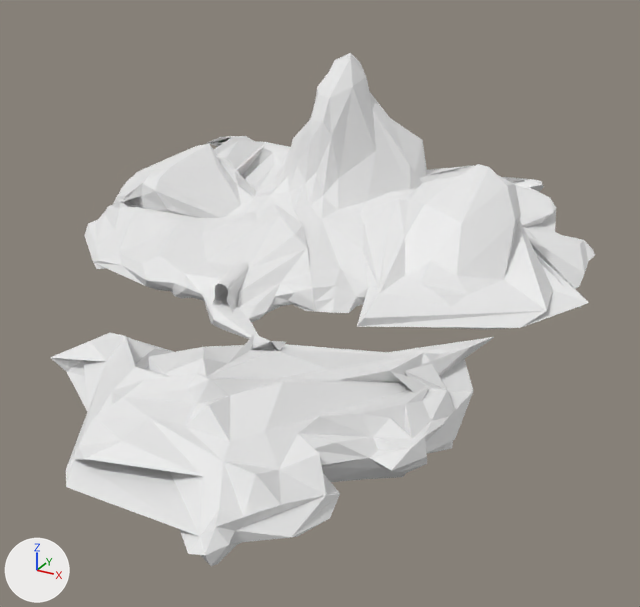
An edit to the FBX model island.fbx, drawn before and after from the same camera.
Rendered twice from a 50 mm lens placed at (13.6, -24.4, 9.7), pointed at (2.5, -4.2, -0.4). Lighting does not change. The marker at lower left points along +X, +Y and +Z. Where no turn or scale is listed for an object, it has been applied to the vertices. Vertices at the same position are counted once.
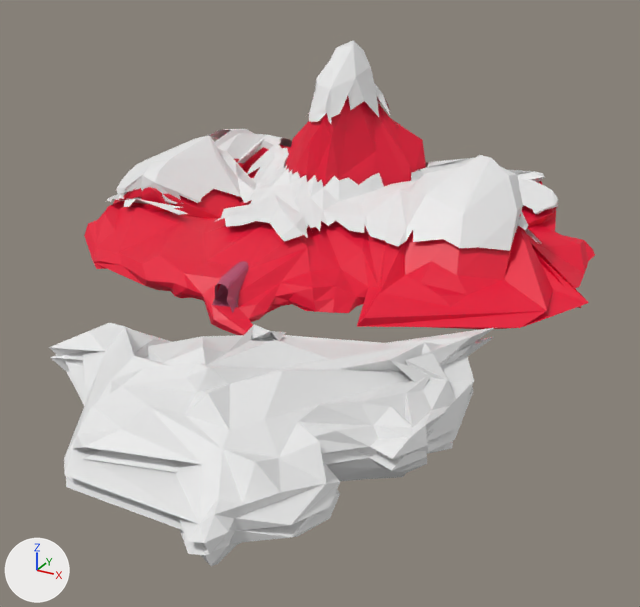
Changed parts and their boxes [x1, y1, x2, y2] in the pictures (640 x 607 px; the box of a moved part takes in the faces that stretch with it):
'Icosphere.010', added: after [49, 323, 496, 554]
'Icosphere.009', added: after [107, 40, 558, 251]
'Cube', deleted: before [212, 261, 249, 312]
part 1 of me_cube_002, moved or reshaped: [212, 261, 249, 312] in both
part 2 of me_icosphere_001, cut back: before [207, 137, 232, 147]
part 3 of me_icosphere_001, recoloured (white to red): [84, 96, 595, 335] in both
'Icosphere.001', unchanged, covered by the edit: before [50, 333, 494, 566]; after [50, 337, 494, 566]

The edits, one by one:
Material 'Material.001' (mat_material_001) is new.
Its base color is (0.801, 0.0, 0.0318) (red #e70032).
me_icosphere_001 is used by ob_icosphere; location (0.0, 0.0, -0.09).
Verts and faces of me_icosphere_001; kept vertices keep their numbers, new ones are numbered from 619.
Before the commit, vertices of me_icosphere_001: 306 (-5.0, 4.3, 1.0), 517 (-5.9, 2.3, 2.0) at pixel (206, 142), 520 (-5.5, 2.6, 2.2) at pixel (220, 137), 594 (-4.3, 4.1, 1.4).
me_icosphere_001 had 619 vertices, 987 faces and spanned x -8.9..9.3, y -6.9..6.8, z -1.0..5.7.
me_icosphere_001 now has 619 vertices, 986 faces and spans x -8.9..9.3, y -6.9..6.8, z -1.0..5.7.
Part 2, on me_icosphere_001:
Faces deleted: (306, 517, 594).
Vertex 517 moves to (-4.9, 4.3, 1.0).
Vertex 520 moves to (-5.4, 3.0, 2.1).
me_icosphere_001 part 3: 986 faces spanning x -8.9..9.3, y -6.9..6.8, z -1.0..5.7 switch from no material to mat_material_001 (red #e70032).
Mesh me_icosphere_011 is new.
It has 233 vertices, 462 faces and spans x -4.68..4.33, y -3.05..7.09, z -1.24..1.12.
Mesh me_icosphere_002 is new.
It has 2030 vertices, 3436 faces and spans x -6.59..7.67, y -3.85..5.73, z 0.94..5.81.
Object 'Cube' (ob_cube) is deleted.
Object 'Icosphere.010' (ob_icosphere_010) is new; it shows me_icosphere_011.
Its location is (4.12, -11.94, 0.59).
Object 'Icosphere.009' (ob_icosphere_009) is new; it shows me_icosphere_002.
Its location is (0.0, 0.05, 0.17).
